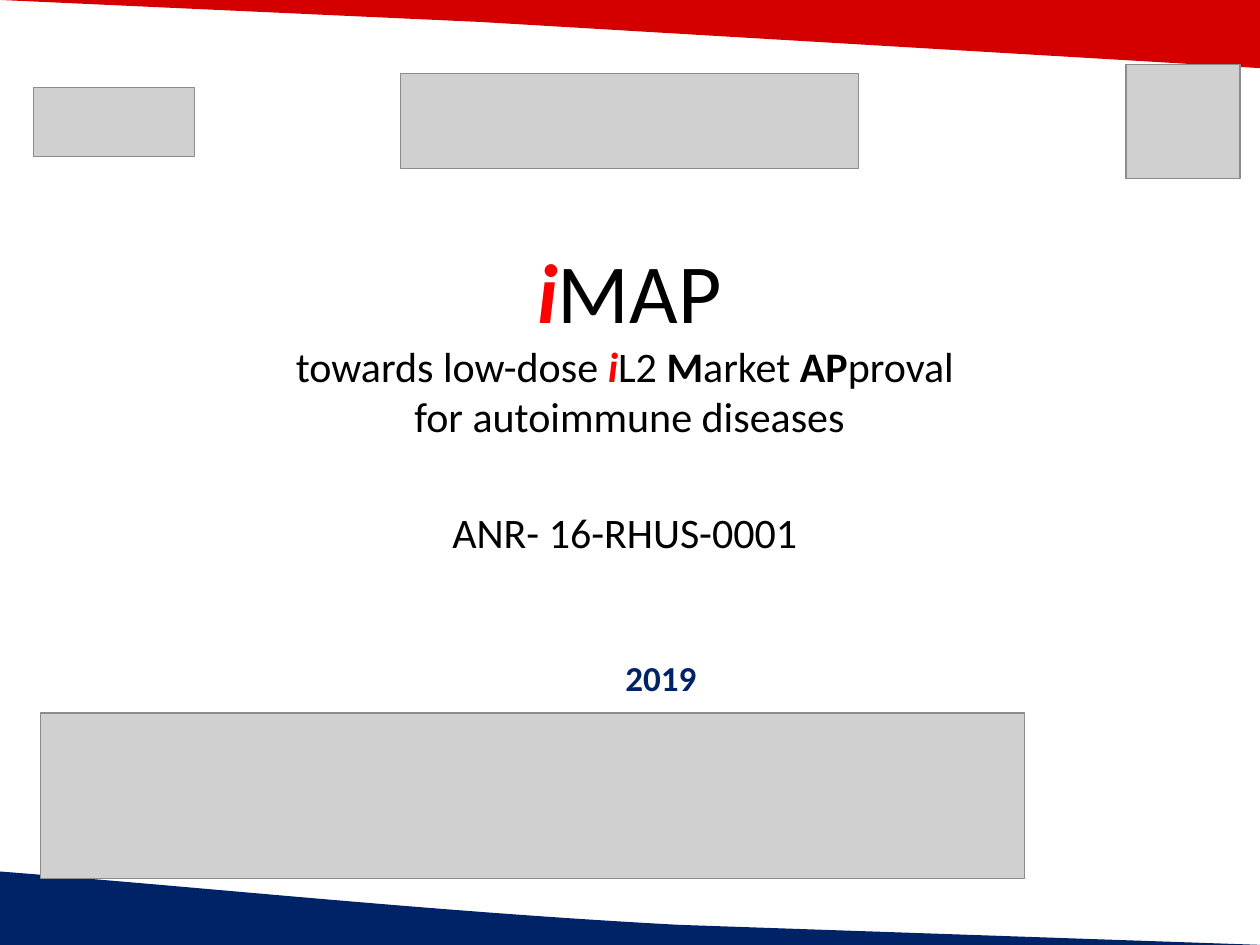
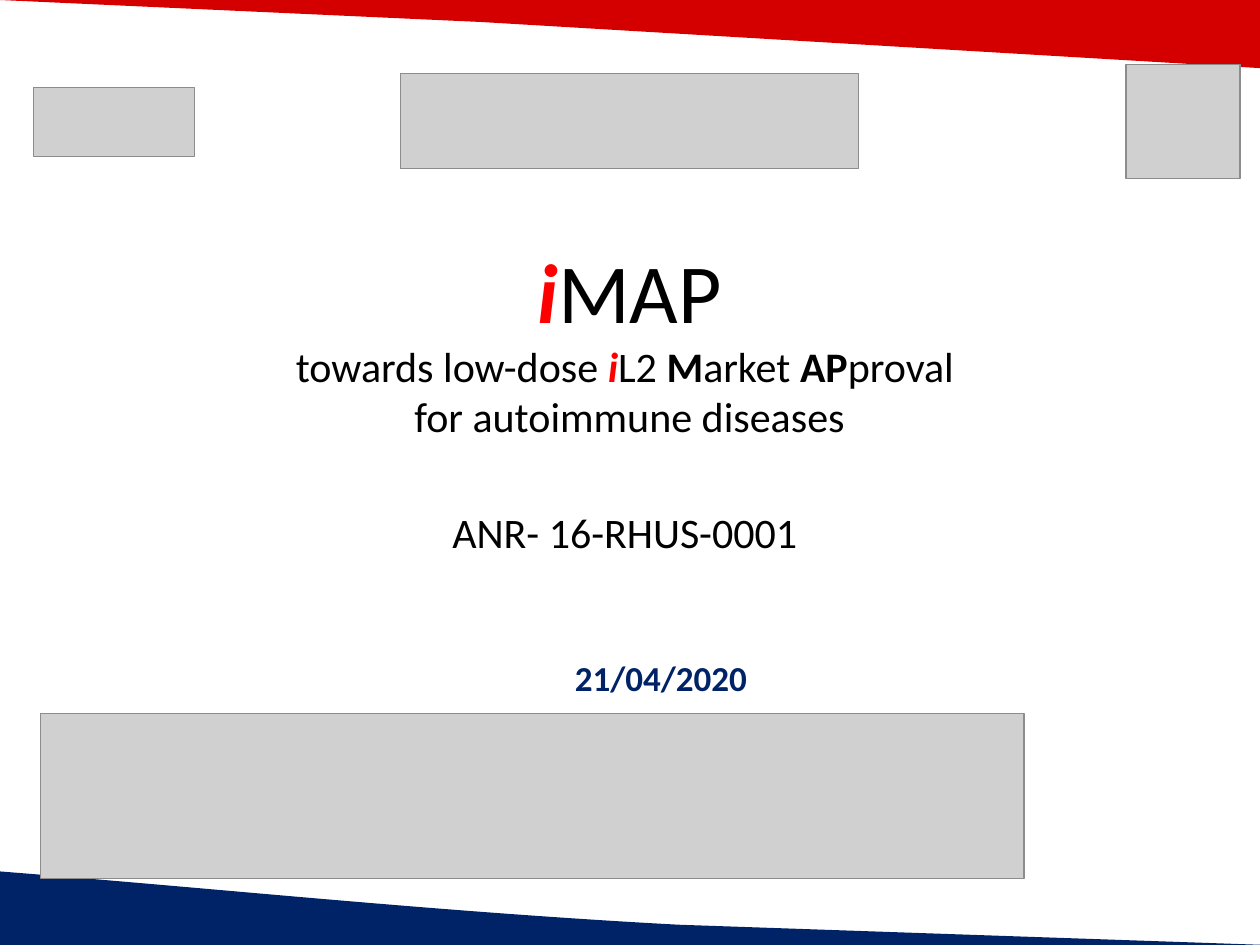
Before and after one commit to Caroline-Peltier/script_bt, a slide deck: slide 1 of pres/IntegrativeAnalysis_ICM_04_21_2020.pptx. Drawn at 1260x945 pixels with LibreOffice and Linux fonts; fonts in the diff are those of the drawing; grey boxes stand for pictures; background and template pictures are left out. Boxes give left, top, right and bottom in pixels: in the first picture for what was removed or moved away, otherwise in the second. Text is boxed around its words. In the diff, an @@ line names an element or a change of style, - is before the commit and + after.

Commit message:
update presentation 21 04

```diff
--- a/pres/IntegrativeAnalysis_ICM_04_21_2020.pptx
+++ b/pres/IntegrativeAnalysis_ICM_04_21_2020.pptx
@@ text at box(575, 666, 747, 693): text changed @@
-2019
+21/04/2020
```
Also in this commit, not shown: 11 slides added, 13 slides removed, 1 other file.
